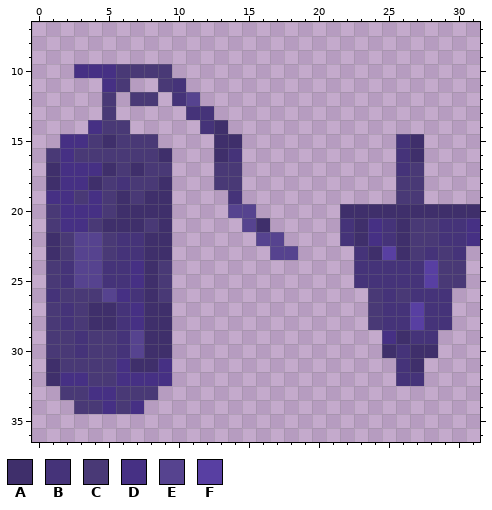
File history of a pixel-art sprite, SomethingWentWrong/Assets/Sprites/Icons Sprites/SkillIcons/OxygenEndurIcon.png. This is how it looked before the edit.
The file is 32x48 pixels. Colours within 5 levels of each other are drawn and written as one. Shown: x 0..31, y 7..36.
Palette (. is transparent): A #3f2f6b  B #453379  C #493976  D #463084  E #56438f  F #583fa2
Pixels before, first column x 1:
10 ..DDDCCCC......................
11 ....DC..CB.....................
12 ....C.CC.BE....................
13 ....C.....BB...................
14 ...DCC.....BA..................
15 .DDCACCC....AA...........BA....
16 CDCCCCCCA...AB...........BA....
17 ADDDACACC...CC...........BC....
18 ADDACBCCA...CC...........CC....
19 DDCDCACAA....B...........CC....
20 CDDDCAAAA....EE......AAAAAAAAAA
21 CDDCAAACA.....EA.....BADBACCBBD
22 ACEECBBAA......EE....BADBACCBBD
23 ACEECBBAA.......EE....BAFACBCB.
24 CBEEBBDAC.............BBBBBFCC.
25 CBEEBBDAC.............BBBBBFCC.
26 BCCCEDBAC..............CBCBBB..
27 CBCAABDAA..............CBBFBB..
28 CBCAABDAA..............CBBFBB..
29 CCBCCBEAA...............DABB...
30 CCBCCBEAA...............ABAA...
31 ACCCCDAAD................BA....
32 ADDCCDDDD................BB....
33 .CCDDCCC.......................
34 ..CCDCD........................
Now the later version:
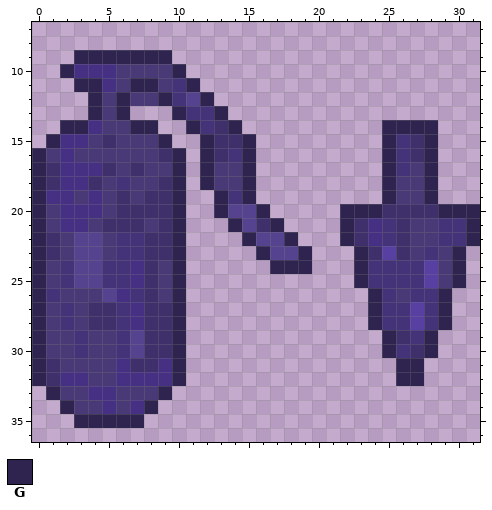
Colours new in this view: G #2f234f
What changed:
y 9: x 3..9 ....... -> GGGGGGG
y 10: x 2 . -> G; x 10 . -> G
y 11: x 3..4 .. -> GG; x 7..8 .. -> GG; x 11 . -> G
y 12: x 4 . -> G; x 6 . -> G; x 9 . -> G; x 12 . -> G
y 13: x 4 . -> G; x 6 . -> G; x 10 . -> G; x 13 . -> G
y 14: x 2..3 .. -> GG; x 7..8 .. -> GG; x 11 . -> G; x 14 . -> G; x 25..28 .... -> GGGG
y 15: x 1 . -> G; x 9 . -> G; x 12 . -> G; x 15 . -> G; x 25 . -> G; x 28 . -> G
y 16..18: x 0 . -> G; x 10 . -> G; x 12 . -> G; x 15 . -> G; x 25 . -> G; x 28 . -> G
y 19: x 0 . -> G; x 10 . -> G; x 13 . -> G; x 15 . -> G; x 25 . -> G; x 28 . -> G
y 20: x 0 . -> G; x 10 . -> G; x 13 . -> G; x 16 . -> G; x 22..24 AAA -> GGG; x 29..31 AAA -> GGG
y 21: x 0 . -> G; x 10 . -> G; x 14 . -> G; x 17 . -> G; x 22 B -> G; x 31 D -> G
y 22: x 0 . -> G; x 10 . -> G; x 15 . -> G; x 18 . -> G; x 22 B -> G; x 31 D -> G
y 23: x 0 . -> G; x 10 . -> G; x 16 . -> G; x 19 . -> G; x 23 B -> G; x 30 B -> G
y 24: x 0 . -> G; x 10 . -> G; x 17..19 ... -> GGG; x 23 B -> G; x 30 C -> G
y 25: x 0 . -> G; x 10 . -> G; x 23 B -> G; x 30 C -> G
y 26..28: x 0 . -> G; x 10 . -> G; x 24 C -> G; x 29 B -> G
y 29: x 0 . -> G; x 10 . -> G; x 25 D -> G; x 28 B -> G
y 30: x 0 . -> G; x 10 . -> G; x 25 A -> G; x 28 A -> G
y 31: x 0 . -> G; x 10 . -> G; x 26..27 BA -> GG
y 32: x 0 . -> G; x 10 . -> G; x 26..27 BB -> GG
y 33: x 1 . -> G; x 9 . -> G
y 34: x 2 . -> G; x 8 . -> G
y 35: x 3..7 ..... -> GGGGG
